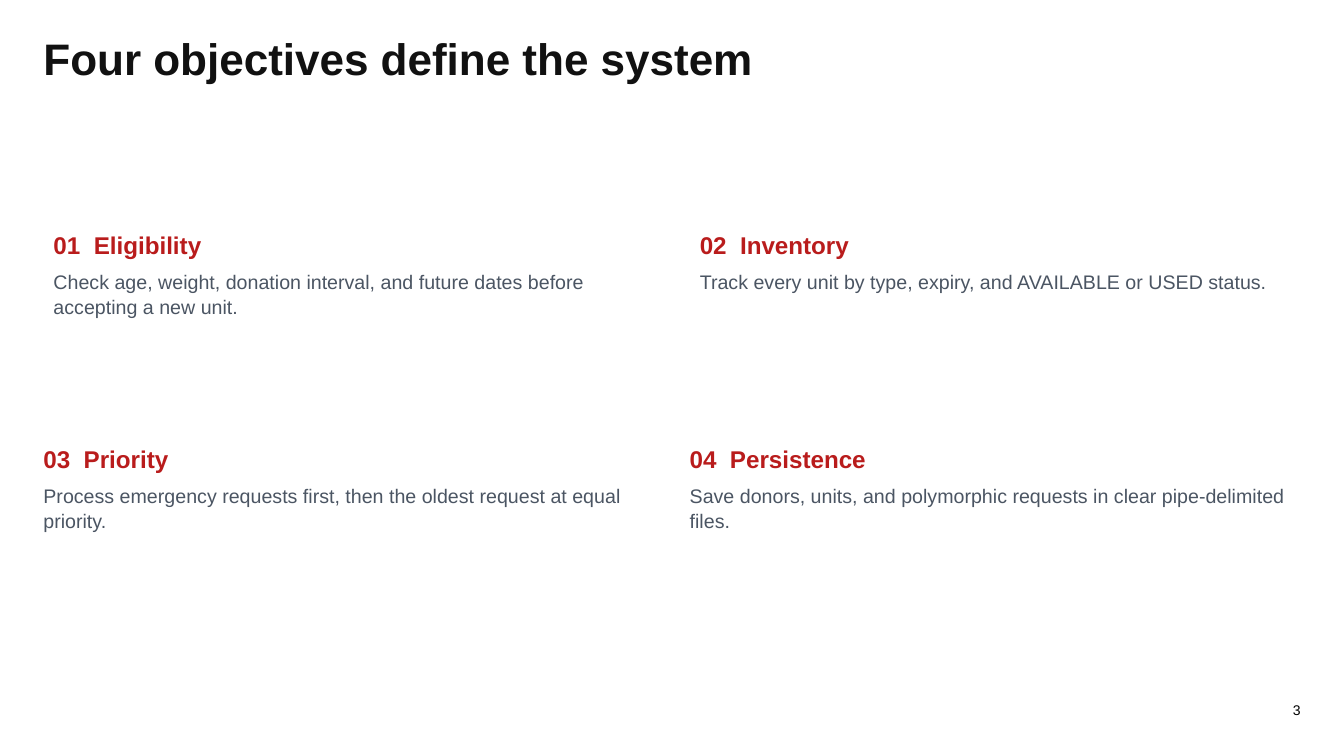
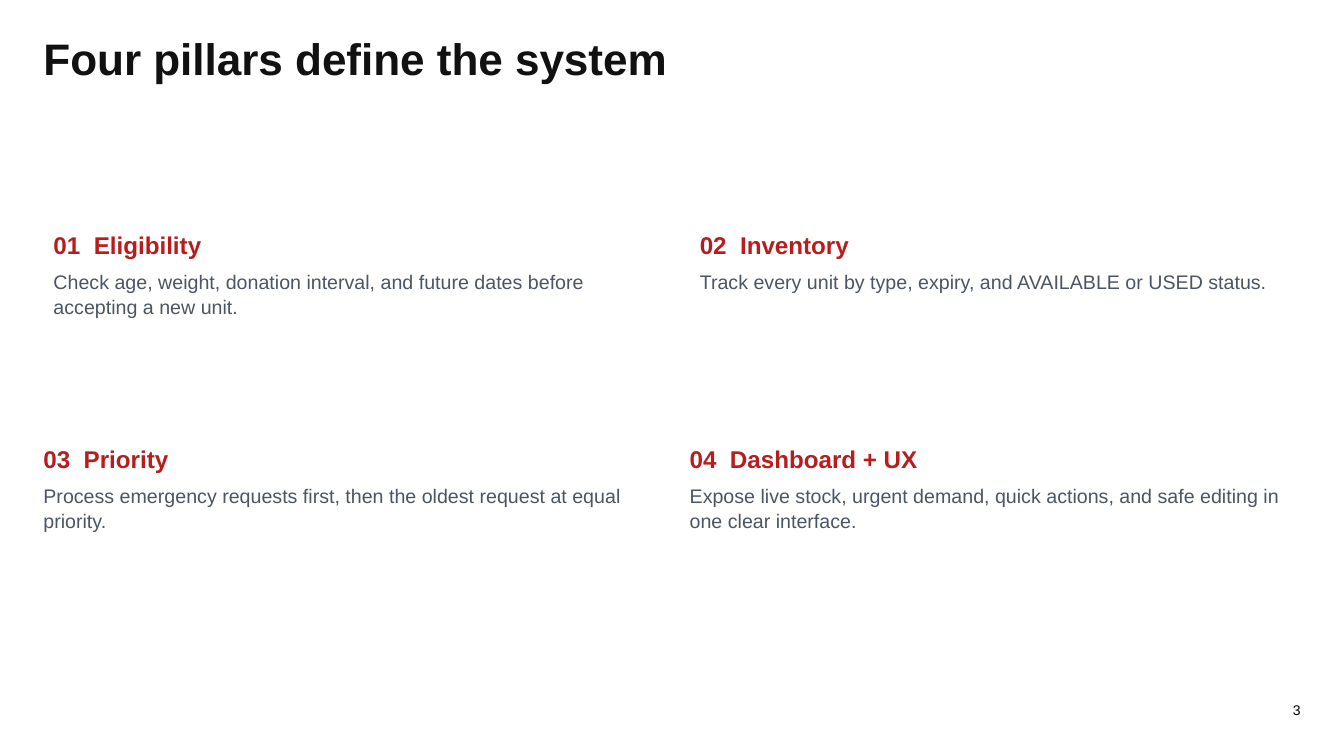
Before and after one commit to moha-r/LifeFlow, a slide deck: slide 3 of output/presentation/LifeFlow_Presentation.pptx. Drawn at 1344x756 pixels with LibreOffice and Linux fonts; fonts in the diff are those of the drawing. Boxes give left, top, right and bottom in pixels: in the first picture for what was removed or moved away, otherwise in the second. Text is boxed around its words. In the diff, an @@ line names an element or a change of style, - is before the commit and + after.

```diff
--- a/output/presentation/LifeFlow_Presentation.pptx
+++ b/output/presentation/LifeFlow_Presentation.pptx
@@ text at (43,43,667,84): text changed @@
-Four objectives define the system
+Four pillars define the system
@@ text at (690,450,1278,528): text changed @@
-04 Persistence
-Save donors, units, and polymorphic requests in clear pipe-delimited files.
+04 Dashboard + UX
+Expose live stock, urgent demand, quick actions, and safe editing in one clear interface.
```
Also in this commit, not shown: 4 other slides changed, 23 other files.
